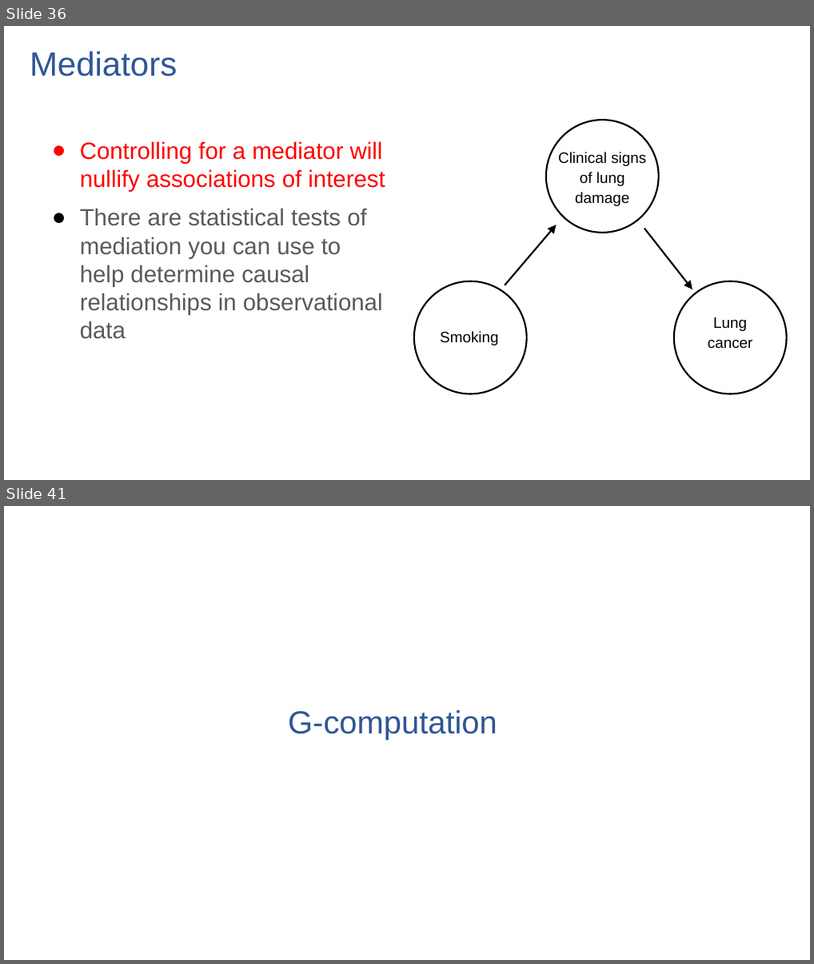
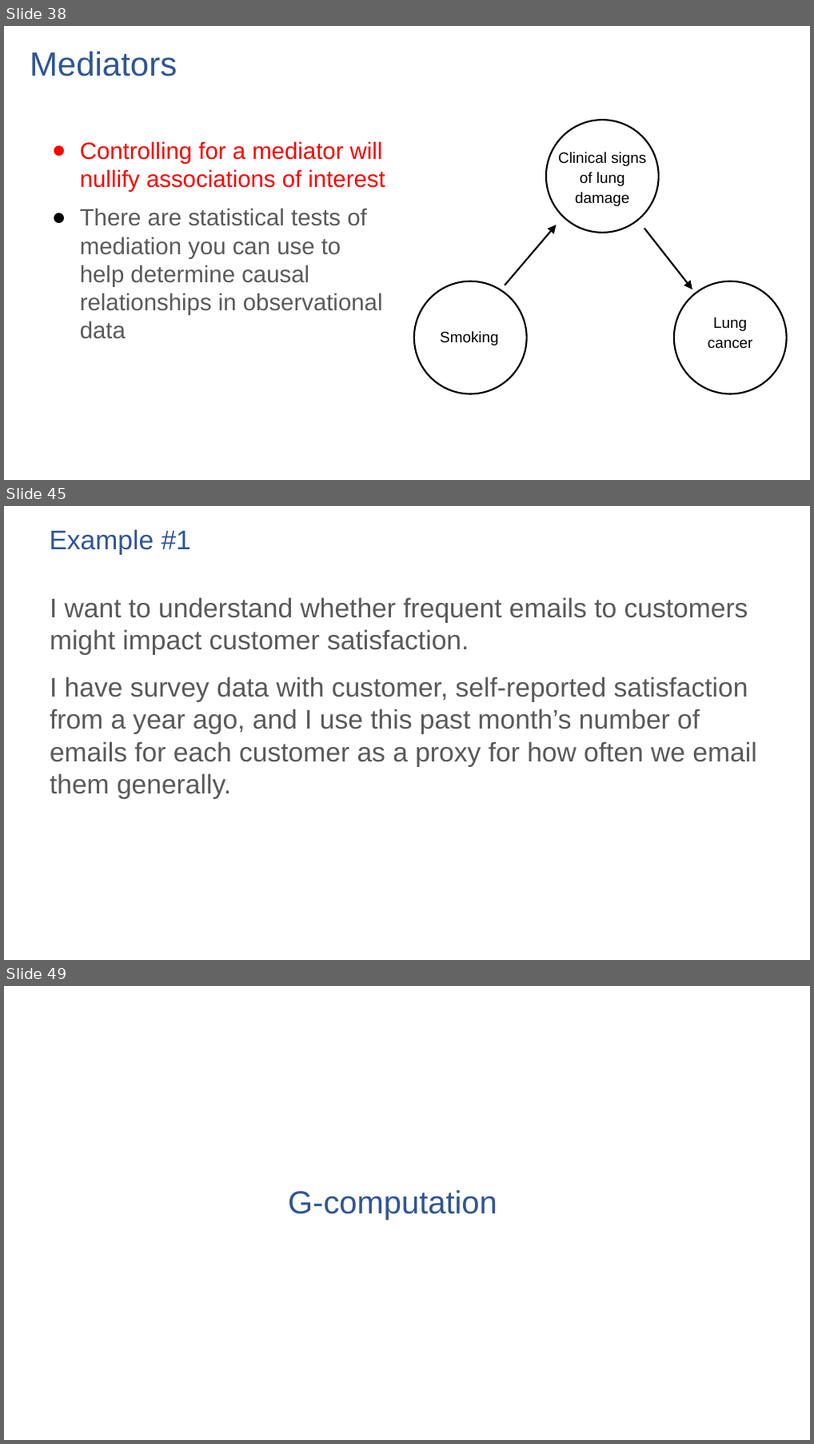
Before and after one commit to ronikobrosly/pydata_nyc_2022, a slide deck: slides/tutorial_slides.pptx. Shown one above the other, each under a label of ours: slides 36 and 41 before the commit, slides 38, 45 and 49 after it; the slides between them are not shown. The pictures are 814x964 and 814x1444 pixels, drawn with LibreOffice and Linux fonts; fonts in the diff are those of the drawing. Boxes give left, top, right and bottom in pixels: in the first picture for what was removed or moved away, otherwise in the second. Text is boxed around its words. In the diff, an @@ line names an element or a change of style, - is before the commit and + after.

```diff
--- a/slides/tutorial_slides.pptx
+++ b/slides/tutorial_slides.pptx
@@ slide 45 added at (4, 506, 810, 960), background #FFFFFF @@
@@ text added at (50, 529, 191, 555), 32 pt, text #2F5597 @@
+Example #1
@@ text added at (50, 597, 757, 799), 32 pt, text #595959 @@
+I want to understand whether frequent emails to customers might impact customer satisfaction.
+I have survey data with customer, self-reported satisfaction from a year ago, and I use this past month’s number of emails for each customer as a proxy for how often we email them generally.
@@ what was slide 36 is now slide 38 @@
@@ what was slide 41 is now slide 49 @@
```
Also in this commit, not shown: 4 slides changed, 12 other slides added, 4 slides removed, 6 other files.
